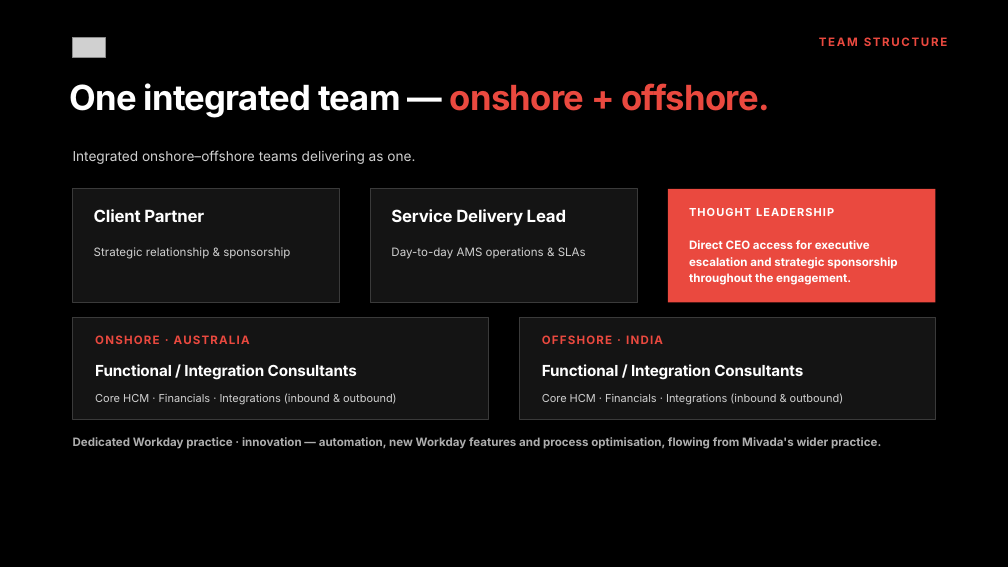
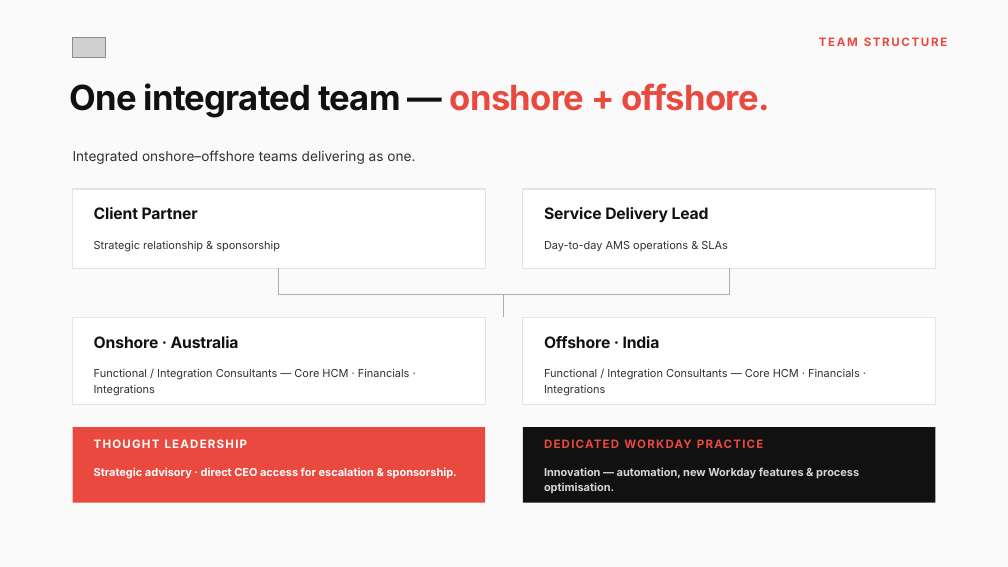
Before and after one commit to danielzrno/claude, a slide deck: slide 13 of design-system/samples/Mivada_Overview_and_Services.pptx. Drawn at 1008x567 pixels with LibreOffice and Linux fonts; fonts in the diff are those of the drawing; grey boxes stand for pictures. Boxes give left, top, right and bottom in pixels: in the first picture for what was removed or moved away, otherwise in the second. Text is boxed around its words. In the diff, an @@ line names an element or a change of style, - is before the commit and + after.

```diff
--- a/design-system/samples/Mivada_Overview_and_Services.pptx
+++ b/design-system/samples/Mivada_Overview_and_Services.pptx
@@ background #000000 to #FAFAFA @@
@@ text "One integrated team — onshore ..." at (70,83,769,118): text colour #FFFFFF to #111111 in "One integrated team —" @@
@@ text "Integrated onshore–offshore teams delivering as ..." at (73,150,415,164): text colour #CFCFCF to #323232 @@
@@ rectangle: place and size @@
-rectangle at (73,189,340,302)
+rectangle at (73,189,485,268)
@@ text "Client Partner" at (94,207,198,219): size 16 to 15 pt, text colour #FFFFFF to #111111, letter spacing -0.2 to -0.1 pt @@
@@ fill #141414 to #FFFFFF; outline #3A3A3A 1 pt to #E4E4E0 1 pt in 4 elements at (523,318,936,405), (73,189,485,268), (73,318,485,405), (523,189,936,268) @@
@@ rectangle: place and size @@
-rectangle at (371,189,638,302)
+rectangle at (523,189,936,268)
@@ text "Service Delivery Lead" at (544,207,709,223): size 16 to 15 pt, text colour #FFFFFF to #111111, letter spacing -0.2 to -0.1 pt @@
@@ text "Service Delivery Lead": place and size @@
-text "Service Delivery Lead" at (391,209,566,226)
+text "Service Delivery Lead" at (544,207,709,223)
@@ rectangle removed at (668,189,936,302) @@
@@ text "Strategic relationship & sponsorship" at (94,241,280,252): size 11 to 10.5 pt, text colour #CFCFCF to #323232; line spacing 1.2 to 1.18 @@
@@ text "Day-to-day AMS operations & SLAs" at (544,241,728,252): size 11 to 10.5 pt, text colour #CFCFCF to #323232; line spacing 1.2 to 1.18 @@
@@ text "Day-to-day AMS operations & SLAs": place and size @@
-text "Day-to-day AMS operations & SLAs" at (391,247,586,259)
+text "Day-to-day AMS operations & SLAs" at (544,241,728,252)
@@ elbow line added from (279, 268) to (279, 295), #AEAEAE 1 pt @@
@@ elbow line added from (729, 268) to (729, 295), #AEAEAE 1 pt @@
@@ elbow line added from (279, 295) to (729, 295), #AEAEAE 1 pt @@
@@ elbow line added from (504, 295) to (504, 318), #AEAEAE 1 pt @@
@@ rectangle: place and size @@
-rectangle at (73,318,489,420)
+rectangle at (73,318,485,405)
@@ rectangle: place and size @@
-rectangle at (520,318,936,420)
+rectangle at (523,318,936,405)
@@ text at (94,336,239,348): text changed; size 11 to 15 pt; text colour #EA493F to #111111 @@
-ONSHORE · AUSTRALIA
+Onshore · Australia
@@ text at (544,336,660,348): text changed; size 11 to 15 pt; text colour #EA493F to #111111 @@
-OFFSHORE · INDIA
+Offshore · India
@@ text at (94,369,410,396): text changed; text colour #CFCFCF to #323232 @@
-Core HCM · Financials · Integrations (inbound & outbound)
+Functional / Integration Consultants — Core HCM · Financials · Integrations
@@ text removed at (95,364,357,380) @@
-Functional / Integration Consultants
@@ text at (544,369,860,396): text changed; size 14.5 to 10.5 pt; text colour #FFFFFF to #323232; bold off @@
-Functional / Integration Consultants
+Functional / Integration Consultants — Core HCM · Financials · Integrations
@@ text removed at (542,393,844,405) @@
-Core HCM · Financials · Integrations (inbound & outbound)
@@ rectangle added at (73,427,485,503), fill #EA493F @@
@@ text "THOUGHT LEADERSHIP": place and size @@
-text "THOUGHT LEADERSHIP" at (689,208,751,216)
+text "THOUGHT LEADERSHIP" at (94,439,248,448)
@@ text "THOUGHT LEADERSHIP" at (94,439,248,448): size 10.5 to 11 pt @@
@@ rectangle added at (523,427,936,503), fill #111111 @@
@@ text at (94,467,457,479): text changed; size 11 to 10.5 pt @@
-Direct CEO access for executive escalation and strategic sponsorship throughout the engagement.
+Strategic advisory · direct CEO access for escalation & sponsorship.
@@ text at (544,467,859,493): text changed; size 11 to 10.5 pt; text colour #AEAEAE to #D6D6D6 @@
-Dedicated Workday practice · innovation — automation, new Workday features and process optimisation, flowing from Mivada's wider practice.
+Innovation — automation, new Workday features & process optimisation.
@@ text added at (708,468,756,478), 11 pt, text #EA493F, bold @@
+DEDICATED WORKDAY PRACTICE
```
Also in this commit, not shown: 8 other slides changed, 5 other files.
